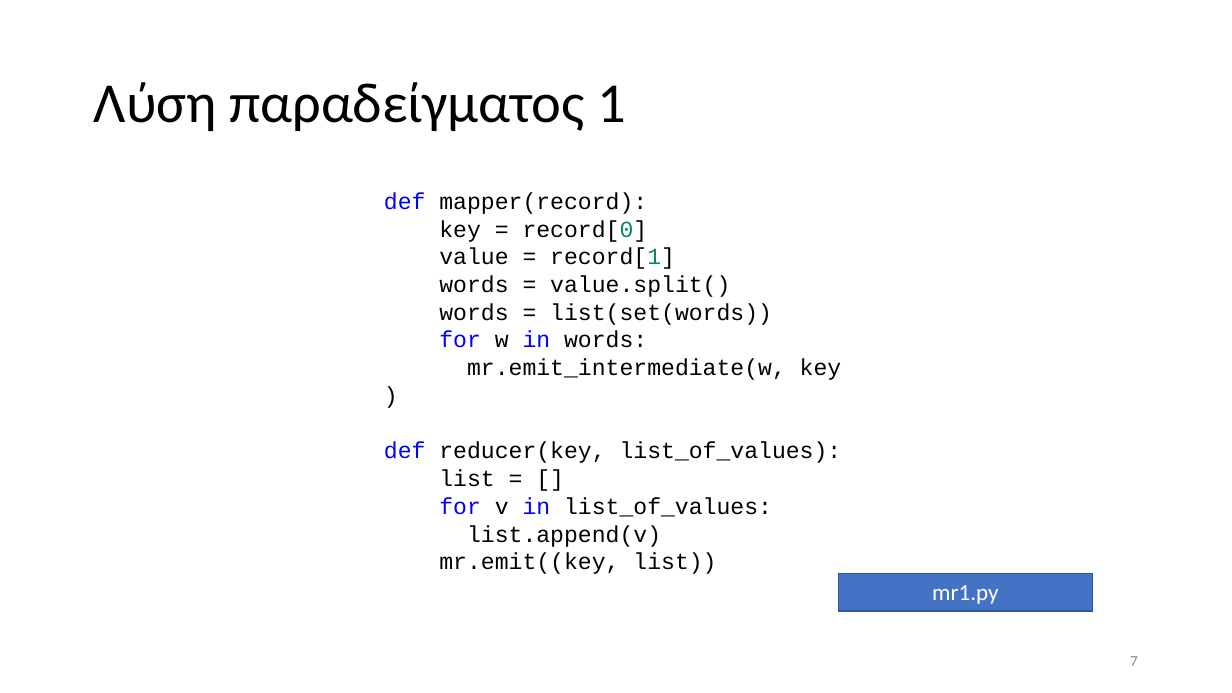
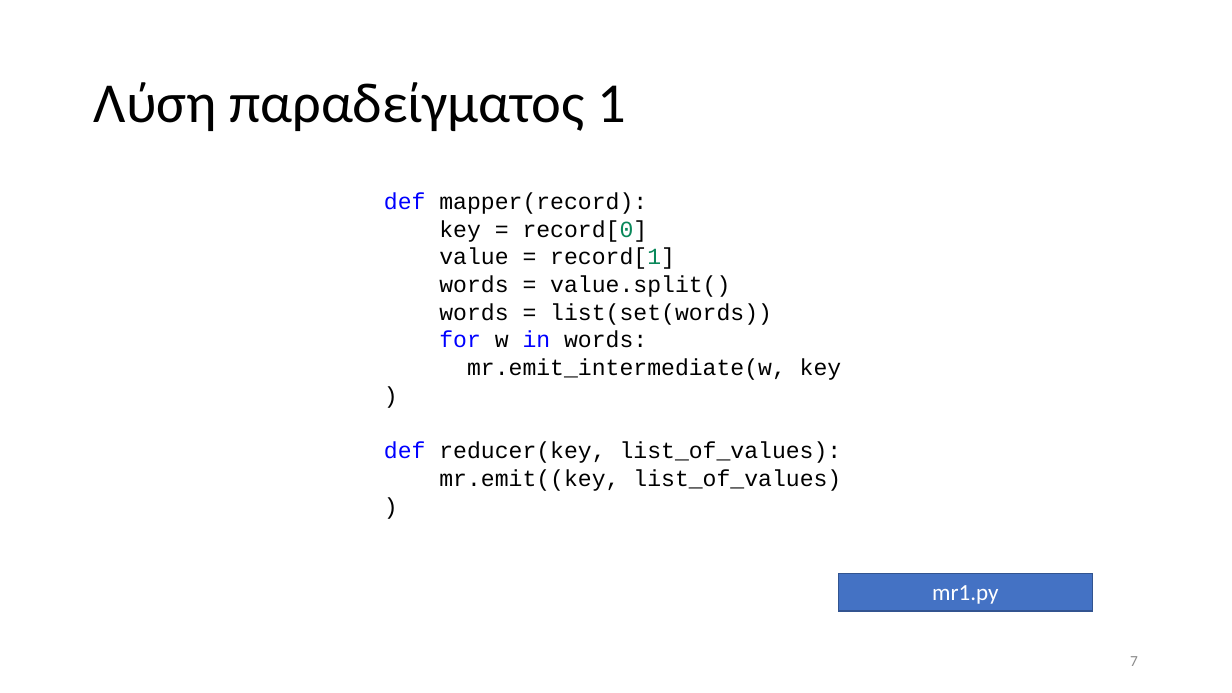
Before and after one commit to chgogos/big_data, a slide deck: slide 7 of 05. Map Reduce παραδείγματα.pptx. Drawn at 1232x693 pixels with LibreOffice and Linux fonts; fonts in the diff are those of the drawing. Boxes give left, top, right and bottom in pixels: in the first picture for what was removed or moved away, otherwise in the second. Text is boxed around its words. In the diff, an @@ line names an element or a change of style, - is before the commit and + after.

```diff
--- a/05. Map Reduce παραδείγματα.pptx
+++ b/05. Map Reduce παραδείγματα.pptx
@@ text at (x1=439, y1=469, x2=841, y2=491): text changed @@
-list = []
-for v in list_of_values:
-list.append(v)
-mr.emit((key, list))
+mr.emit((key, list_of_values))
```
Also in this commit, not shown: 4 other slides changed, 3 other files.
